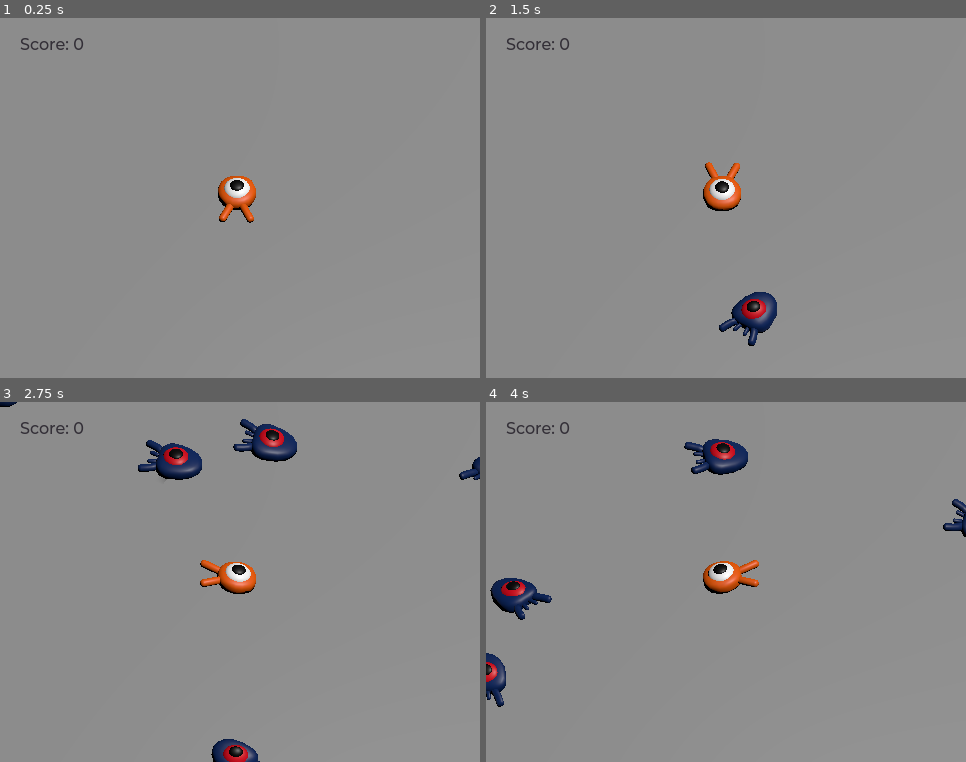
Above: before the commit, frames 1-4 (two rows, left to right).
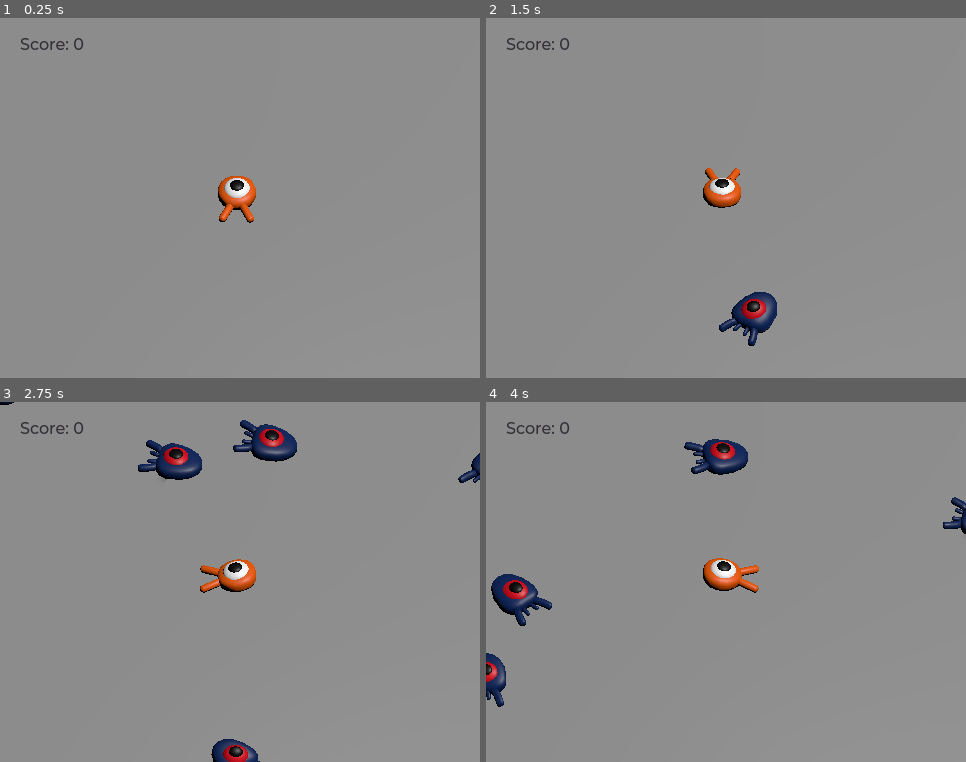
Above: after the commit, the same moments.

Repository: godotengine/godot-3d-dodge-the-creeps
Game: Godot game, scene res://Main.tscn
Same seed, same stepped clock (60 frames per second), same inputs: the game is played once before the commit and once after it.
Inputs:
- Up to frame 1 (0.25 s): no input
- Up to frame 2 (1.5 s): tap Enter (ui_accept) at 0.5 s; hold Right (move_right) 0.53-1.28 s; tap Space (jump) at 0.77 s; hold Down (move_back) from 1.28 s (still down)
- Up to frame 3 (2.75 s): tap Space (jump) at 1.52 s; release Down (move_back) at 2.03 s; hold Right (move_right) from 2.03 s (still down)
- Up to frame 4 (4 s): release Right (move_right) at 2.78 s; hold Up (move_forward) 2.78-3.53 s; tap Space (jump) at 3.02, 3.77 s; hold Left (move_left) from 3.53 s (still down)

The runs differ from the first frame. In frame 2, 0.6% of the frame differs, in the area x 45-54%, y 40-54%; in frame 3, 0.9%; in frame 4, 1.4%, in the area x 0-100%, y 26-81%.
Error in both runs: Invalid assignment of property or key 'playback_speed' with value of type 'int' on a base object of type 'AnimationPlayer'. (res://Player.gd:34)

Commit message:
Turn on animation looping & update initial `transform`

Diff:
--- a/dodge_the_creeps_3d/Mob.tscn
+++ b/dodge_the_creeps_3d/Mob.tscn
@@ -8,6 +8,7 @@
 
 [sub_resource type="Animation" id="2"]
 length = 1.2
+loop_mode = 1
 tracks/0/type = "value"
 tracks/0/imported = false
 tracks/0/enabled = true
@@ -47,7 +48,7 @@
 [node name="Pivot" type="Node3D" parent="."]
 
 [node name="Character" parent="Pivot" instance=ExtResource("2")]
-transform = Transform3D(1, 0, 0, 0, 0.989268, 0.146113, 0, -0.146113, 0.989268, 0, 0.34652, 0)
+transform = Transform3D(1, 0, 0, 0, 0.987214, 0.1594, 0, -0.1594, 0.987214, 0, 0.348069, 0)
 
 [node name="CollisionShape3D" type="CollisionShape3D" parent="."]
 transform = Transform3D(1, 0, 0, 0, 1, 0, 0, 0, 1, 0, 0.52793, 0)
--- a/dodge_the_creeps_3d/Player.tscn
+++ b/dodge_the_creeps_3d/Player.tscn
@@ -12,6 +12,7 @@
 
 [sub_resource type="Animation" id="3"]
 length = 1.2
+loop_mode = 1
 tracks/0/type = "value"
 tracks/0/imported = false
 tracks/0/enabled = true
@@ -49,7 +50,7 @@
 [node name="Pivot" type="Node3D" parent="."]
 
 [node name="Character" parent="Pivot" instance=ExtResource("2")]
-transform = Transform3D(1, 0, 0, 0, 0.999711, 0.0240511, 0, -0.0240511, 0.999711, 0, 0.335971, 0)
+transform = Transform3D(1, 0, 0, 0, 0.987214, 0.1594, 0, -0.1594, 0.987214, 0, 0.348069, 0)
 
 [node name="CollisionShape3D" type="CollisionShape3D" parent="."]
 transform = Transform3D(1, 0, 0, 0, 1, 0, 0, 0, 1, 0, 0.771765, 0)
